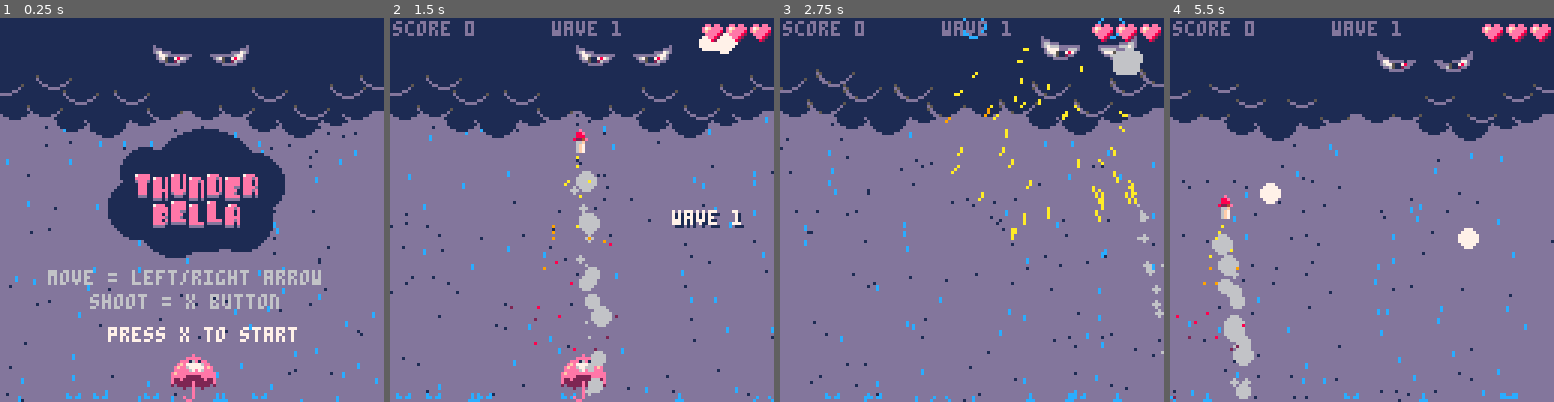
Above: before the commit, frames 1-4 (left to right).
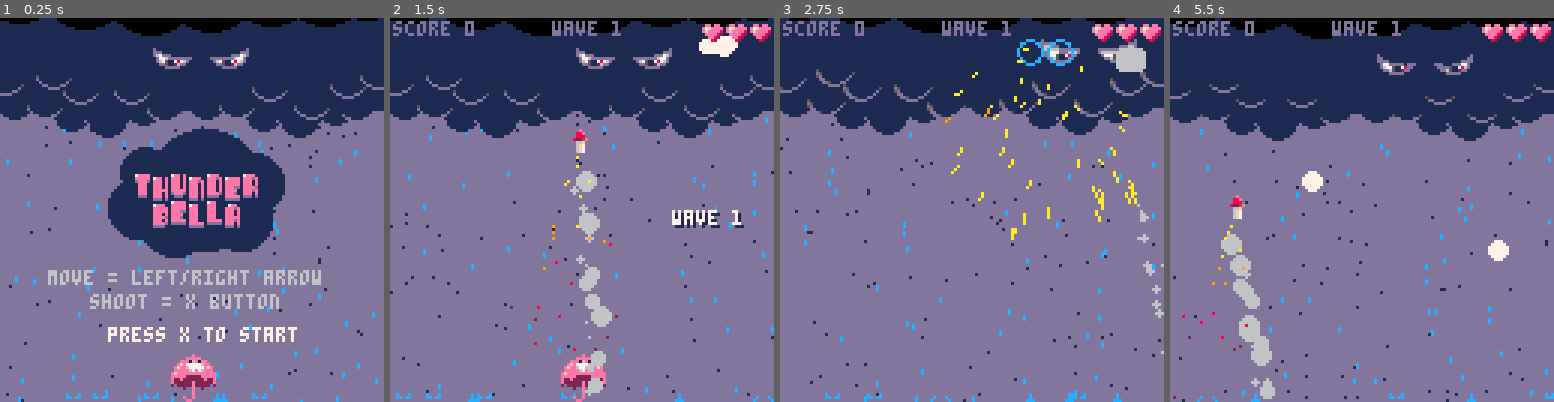
Above: after the commit, the same moments.

Repository: evilpaper/thunderbella
Game: PICO-8 cartridge thunderbella.p8
The game is run twice, just before and just after one commit, with the same random seed, the same clock (stepped at 60 frames per second) and the same inputs.
Inputs:
- Up to frame 1 (0.25 s): no input
- Up to frame 2 (1.5 s): tap X (X key) at 0.33, 1.07 s
- Up to frame 3 (2.75 s): hold Right 1.6-2.1 s; tap X (X key) at 1.85 s; hold Right from 2.47 s (still down)
- Up to frame 4 (5.5 s): tap X (X key) at 2.97, 4.08, 5.2 s; release Right at 3.03 s; hold Left 3.08-3.58 s; hold Right 4.02-4.68 s; hold Left from 5.08 s (still down)

The runs differ from the first frame. In frame 1, 2.7% of the frame differs, in the area x 0-99%, y 0-14%; in frame 2, 2.5%; in frame 3, 2.2%; in frame 4, 8.8%, in the area x 0-100%, y 0-100%.

Commit message:
Added foreground cloud and slowed down thunderboltd speed

Diff:
--- a/thunderbella.p8
+++ b/thunderbella.p8
@@ -6,11 +6,14 @@
 
 -- todo
 -- add "electric" lighting to thunderbolts
+-- make thunderbolts bounce, tweak speed to bullet hell
 -- add different rocket types
 -- add #rockets limitaion
 -- add splashing effects on walking and bouncing
 -- try to get back some rain sound
 -- make boss less stupid
+-- add highlight on title and power-ups
+-- add age to power-ups
 
 -- sfx
 sfx_rain=0
@@ -37,7 +40,7 @@
 
  boss = {
    x=51,
-   y=6,
+   y=7,
    t=0,
    lives=10,
    dx=0.4,
@@ -236,8 +239,8 @@
      create_firework(rocket.x,rocket.y)
      -- shake+=0.2
      if (thunderbolt.age==0) then
-      create_thunderbolt(thunderbolt.x,thunderbolt.y, 1, -1.6, 1, 4)
-      create_thunderbolt(thunderbolt.x,thunderbolt.y, -1, -1.6, 1, 4)
+      create_thunderbolt(thunderbolt.x,thunderbolt.y, thunderbolt.dx, -1.2, 1, 4)
+      create_thunderbolt(thunderbolt.x,thunderbolt.y, -thunderbolt.dx, -1.2, 1, 4)
      end
      create_explosion(thunderbolt.x,thunderbolt.y)
      create_smoke(thunderbolt.x,thunderbolt.y-16,0.1,-0.3,100)
@@ -569,8 +572,8 @@
 for i=1, wave do
     local x = 16+rnd(96)
     local y = 18
-    local dx = rnd(1.2)+0.4
-    local dy = rnd(1.4)+0.4
+    local dx = rnd(1)+0.2
+    local dy = rnd(1.2)+0.2
     local age = 0
     local radius = 8
     create_thunderbolt(x,y, dx, dy, age, radius)
@@ -613,15 +616,21 @@
   if (t%50<16) then
    cloud.y=0
    cloud.sprite=80
-   boss.y=10
+   boss.y=11
+   boss.left_pupil_y=boss.y
+   boss.right_pupil_y=boss.y
   elseif (t%50<32) then
    cloud.y=-1
    cloud.sprite=82
-   boss.y=8
+   boss.y=9
+   boss.left_pupil_y=boss.y
+   boss.right_pupil_y=boss.y
   else
    cloud.y=-2
    cloud.sprite=84
-   boss.y=6
+   boss.y=7
+   boss.left_pupil_y=boss.y
+   boss.right_pupil_y=boss.y
   end
 end
 
@@ -860,8 +869,8 @@
     boss.right_eye_sprite=get_boss_sprite("laughing")
   end
 
-  boss.left_pupil_y=boss.y
-  boss.right_pupil_y=boss.y
+  -- boss.left_pupil_y=boss.y
+  -- boss.right_pupil_y=boss.y
   boss.t+=1
   boss.x+=boss.dx
   boss.dx+=boss.ddx
@@ -1165,6 +1174,15 @@
   spr(cloud.sprite,96,28+cloud.y,2,1)
   spr(cloud.sprite,108,21+cloud.y,2,1)
   spr(cloud.sprite,118,18+cloud.y,2,1)
+
+  circfill(6,-14+cloud.y,16,0)
+  circfill(28,-12+cloud.y,16,0)
+  circfill(50,-10+cloud.y,16,0)
+  circfill(70,-11+cloud.y,16,0)
+  circfill(90,-13+cloud.y,16,0)
+  circfill(108,-13+cloud.y,16,0)
+  circfill(122,-15+cloud.y,16,0)
+
 end
 
 function draw_boss_eyes()
@@ -1353,8 +1371,8 @@
 ddd0000000000000d000000000000000d000000000000000000000000000000007788760087e88b00999999044744474e7f8efe8000000000000000000000000
 d66ddd0000000000ddd0000000000000dd0000000000000000000000000000007f777ff70788bb8b99bbbb9944924492efeefeee000000000000000000000000
 d67666ddddddd000d67ddd0000000000dddd00000000000000000000000000007ffff447e98ebb8b9b4b88b944424442eeeeeee8000000000000000000000000
-0d7777666666d0000d7766ddddddd0000d77ddd000ddd00000511680000ddd000744447088898888b444888b444244420eeeee82000000000000000000000000
-0d677777777d00000d677766776d00000d67776ddddd0000000511000051178000722600888888424aaaaaa44444444400eeee20000000000000000000000000
+0d7777666666d0000d7766ddddddd0000d77dd0000ddd00000511680000ddd000744447088898888b444888b444244420eeeee82000000000000000000000000
+0d677777777d00000d677766776d00000d6776dddddd0000000511000051178000722600888888424aaaaaa44444444400eeee20000000000000000000000000
 00dd67776dd0000000dd67776dd0000000dd67776dd0000000000000005112000007600089888420aaaaaaaa05500550000ee200000000000000000000000000
 0000ddddd00000000000ddddd00000000000ddddd000000000000000000000000077760008842000999999990ff00ff000002000000000000000000000000000
 000000000000000000000000000000000ee0ee000000e00000000000000000000000000000000000000000000000000000000000000000000000000000000000
